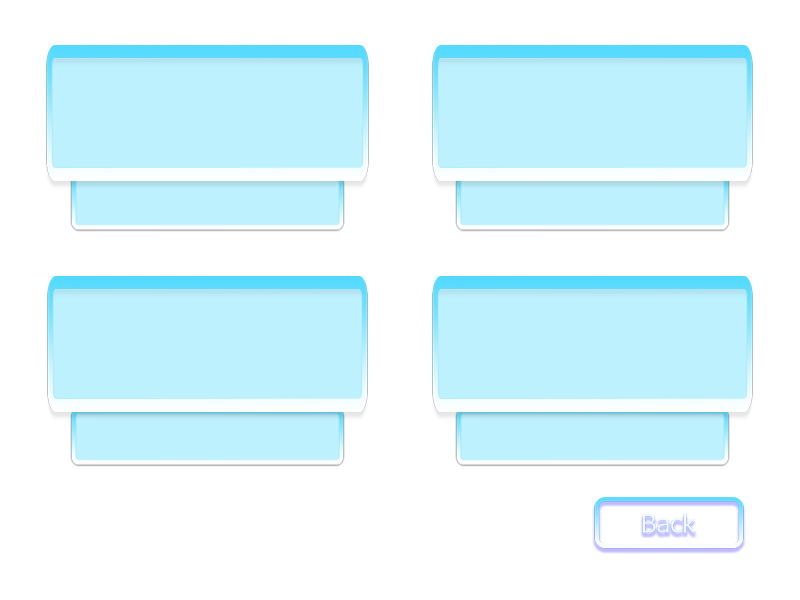
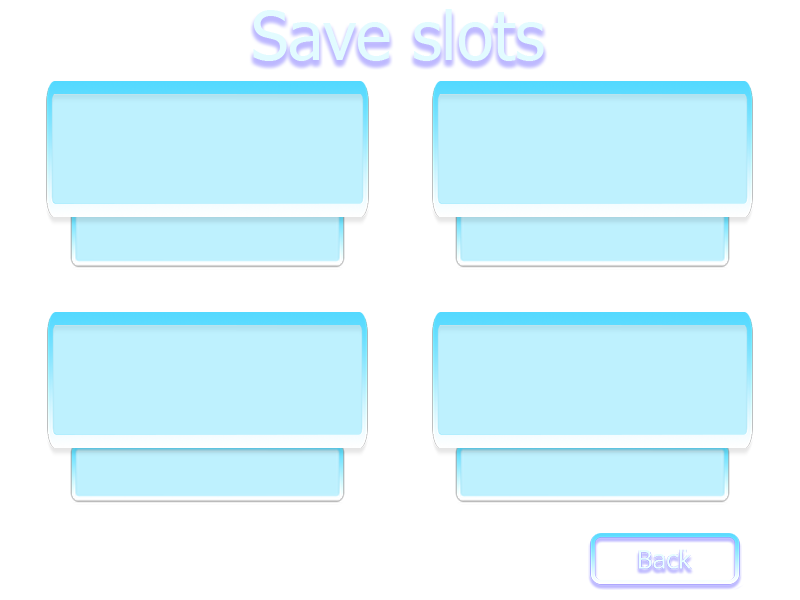
Comparing the layer stacks of the two 800×600 images. Changes:
added layer "Layer 2" above "Layer 1" over [588, 533, 742, 590]
painted on "Layer 1" over [46, 45, 753, 590]
added layer "Save slots" over [253, 9, 544, 61]
